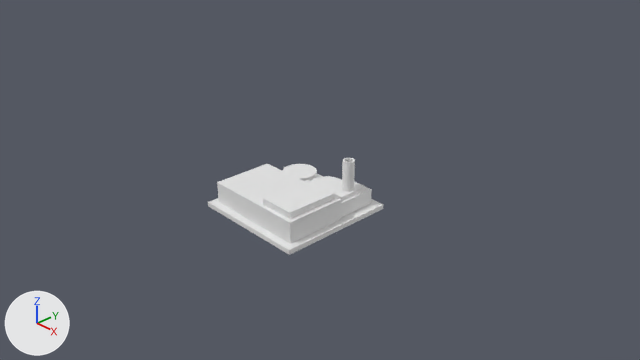
The Blender file CityBuilderRTS/CityBuilder/CityBuilder/bin/data/Factory.blend, before and after one commit.
One viewpoint serves both versions: the file's camera 'Camera'. Arrows for +X, +Y and +Z are at lower left; the lights stay in place.

Script lines for the objects in view, before the commit:
```python
me_cube = bpy.data.meshes.new('Cube')
me_cube.from_pydata(...)  # 324 vertices, 181 faces; spans x -1.0..1.0, y -1.0..1.0, z -0.08..0.82
me_cube.materials.append(None)
# before: 0 (1.0, 1.0, 0.0) at pixel (383, 204), 1 (1.0, -1.0, 0.0) at pixel (289, 250), 2 (-1.0, -1.0, 0.0) at pixel (207, 201), 3 (-1.0, 1.0, 0.0), 4 (1.0, 1.0, -0.08) at pixel (383, 208)
# before: 5 (1.0, -1.0, -0.08) at pixel (289, 254), 6 (-1.0, -1.0, -0.08) at pixel (208, 206), 7 (-1.0, 1.0, -0.08), 136 (-1.0, 0.16, 0.0), 137 (0.88, 0.16, 0.0) at pixel (341, 219)
# before: 138 (-0.88, 0.16, 0.0), 139 (0.88, -0.87, 0.0) at pixel (290, 243), 140 (-0.88, -0.87, 0.0) at pixel (218, 201), 297 (-1.0, -0.25, 0.0), 298 (-0.88, -0.67, 0.0)
# before: 299 (-0.88, -0.39, 0.0), 300 (-0.88, -0.32, 0.0), 301 (-0.88, -0.05, 0.0), 308 (-0.87, -0.67, 0.0), 309 (-0.87, -0.39, 0.0)
# before: 310 (-0.87, -0.32, 0.0), 311 (-0.87, -0.05, 0.0)
ob_cube = bpy.data.objects.new('Cube', me_cube)
ob_cube.location = (0.0, 0.0, 0.0)
```
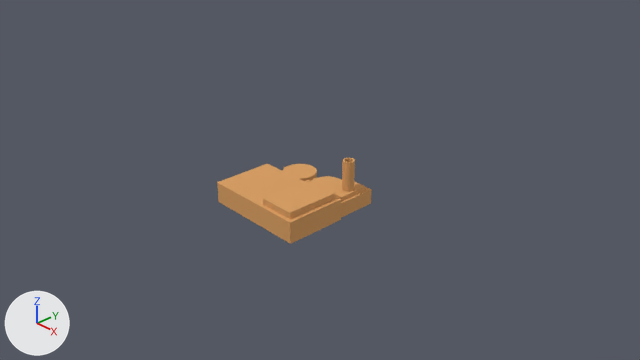
Boxes (x1, y1, x2, y2) around the edits, measured in the pictures (640 x 360 px):
'Cube', reshaped (12% narrower, 11% shorter): before (208, 158, 384, 255); after (217, 158, 372, 244)
part 1 of me_cube, deleted: before (208, 174, 384, 255)
part 2 of me_cube, recoloured (white to orange): (217, 158, 372, 244) in both

What changed in the scene script:
```text
Add mat_material:
    mat_material = diffuse_material('Material')
    mat_material.base_color = (0.694, 0.352, 0.133)  # orange #d9a066
Change me_cube:
    used by ob_cube; location = (0.0, 0.0, 0.0)
    verts and faces of me_cube; kept vertices keep their numbers, new ones are numbered from 324
    remove me_cube.from_pydata(...)  # 324 vertices, 181 faces; spans x -1.0..1.0, y -1.0..1.0, z -0.08..0.82
    add me_cube.from_pydata(...)  # 314 vertices, 174 faces; spans x -0.88..0.88, y -0.87..0.88, z 0.0..0.82
    me_cube part 1
    add delete_vertices([*range(0, 8), 136, 297])  # with the faces that use them
    me_cube part 2: 174 faces spanning x -0.88..0.88, y -0.87..0.88, z 0.0..0.82 switch from no material to mat_material (orange #d9a066)
```
